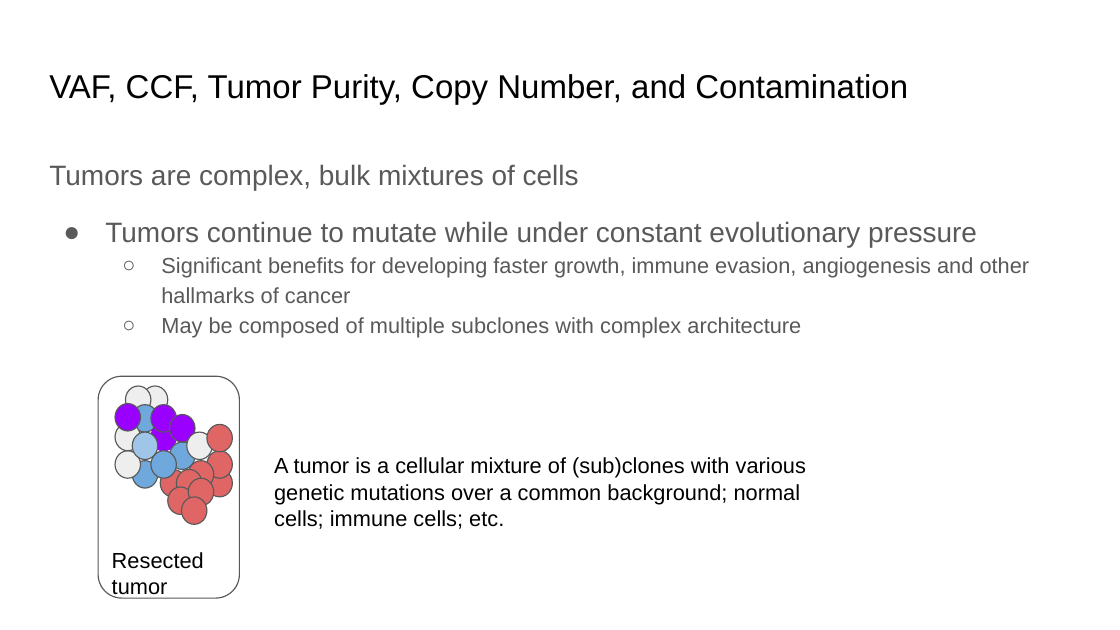
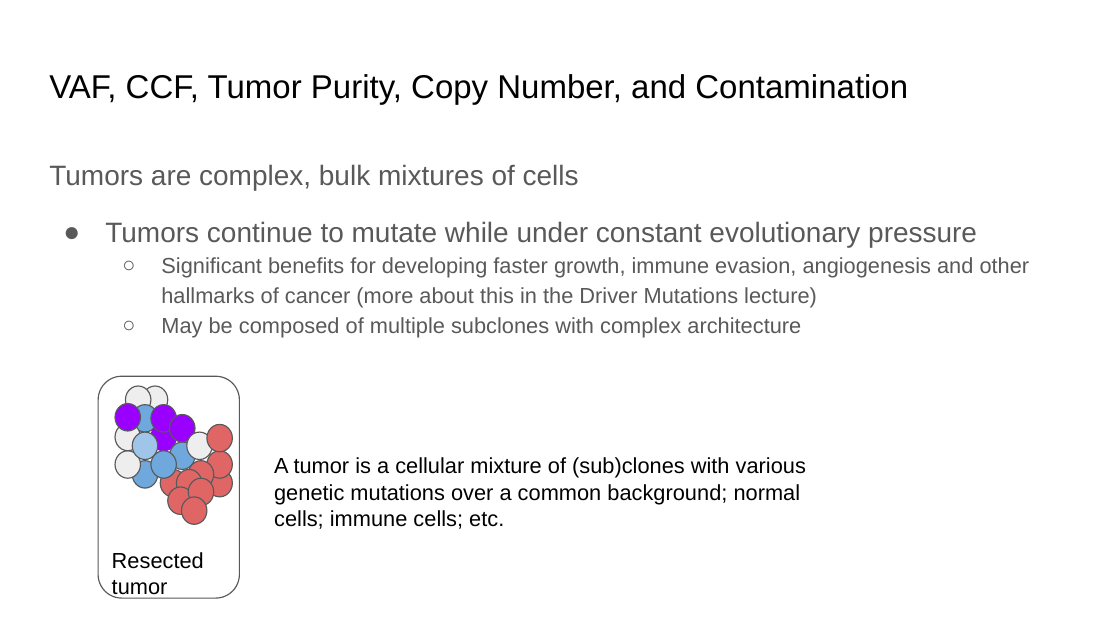
Before and after one commit to WCSCourses/cancer_genome_analysis_africa, a slide deck: slide 39 of modules/Mutation calling/Cancer Genomics Course - Somatic Variant Calling.pptx (slide 33 before the commit). Drawn at 1120x630 pixels with LibreOffice and Linux fonts; fonts in the diff are those of the drawing. Boxes give left, top, right and bottom in pixels: in the first picture for what was removed or moved away, otherwise in the second. Text is boxed around its words. In the diff, an @@ line names an element or a change of style, - is before the commit and + after.

Commit message:
[Mutation calling] Update lecture slides.

```diff
--- a/modules/Mutation calling/Cancer Genomics Course - Somatic Variant Calling.pptx
+++ b/modules/Mutation calling/Cancer Genomics Course - Somatic Variant Calling.pptx
@@ text at box(161, 257, 1030, 308): text changed @@
-  ○ Significant benefits for developing faster growth, immune evasion, angiogenesis and other hallmarks of cancer
+  ○ Significant benefits for developing faster growth, immune evasion, angiogenesis and other hallmarks of cancer (more about this in the Driver Mutations lecture)
```
Also in this commit, not shown: 7 other slides changed, 6 slides added, 1 other file.
